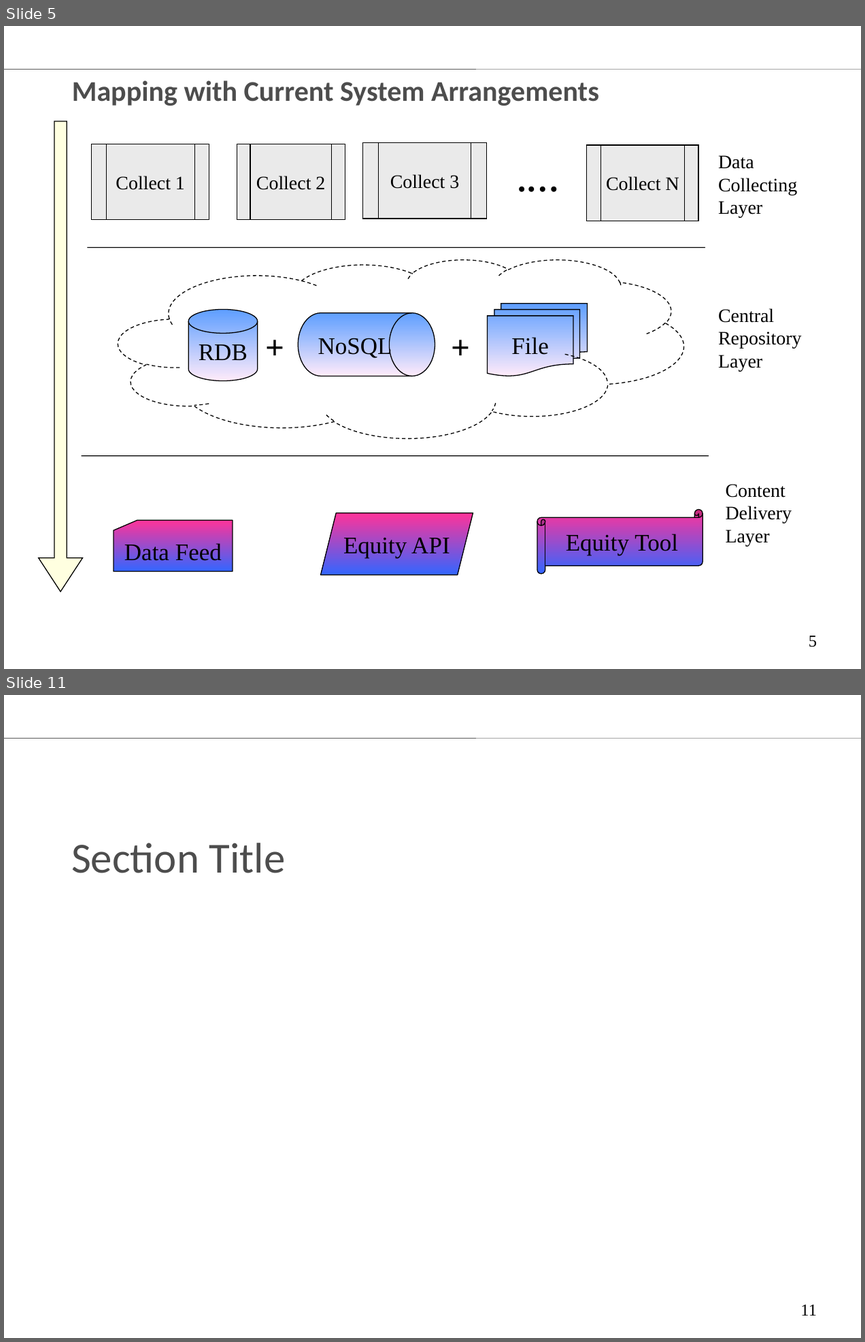
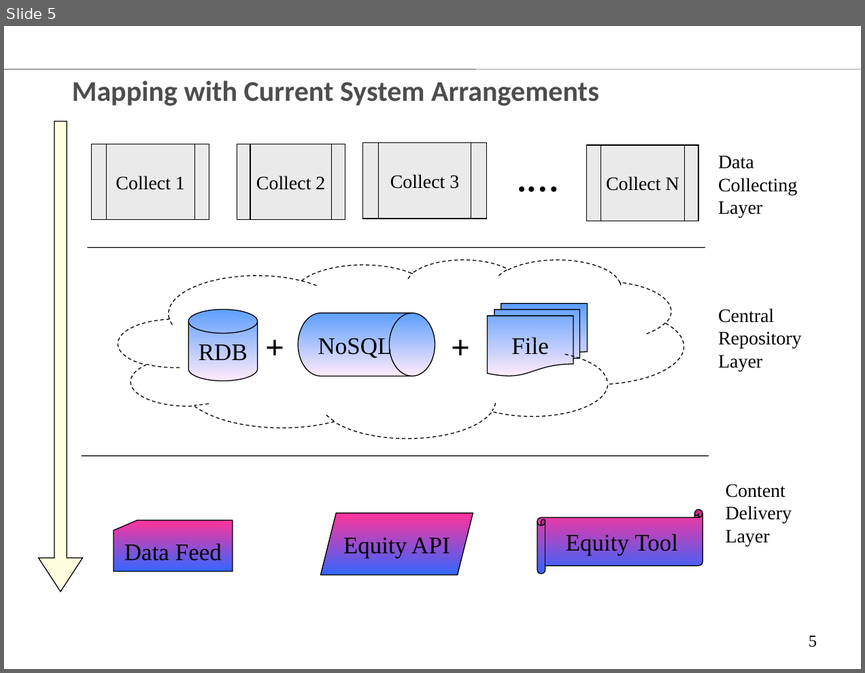
Before and after one commit to chenglx/myenv, a slide deck: Equity Data Technology Vision.ppt. Shown one above the other, each under a label of ours: slides 5 and 11 before the commit, slide 5 after it; the slides between them are not shown. The pictures are 865x1342 and 865x673 pixels, drawn with LibreOffice and Linux fonts; fonts in the diff are those of the drawing; background and template pictures are left out. Boxes give left, top, right and bottom in pixels: in the first picture for what was removed or moved away, otherwise in the second. Text is boxed around its words. In the diff, an @@ line names an element or a change of style, - is before the commit and + after.

```diff
--- a/Equity Data Technology Vision.ppt
+++ b/Equity Data Technology Vision.ppt
@@ slide 11 removed at bbox=[4, 695, 861, 1338], background #FFFFFF; not listed: 1 template element that a slide beside it also shows @@
@@ title removed at bbox=[71, 843, 285, 873] @@
-Section Title
@@ page number removed at bbox=[800, 1304, 817, 1315] @@
-11
```
Also in this commit, not shown: 2 slides changed, 19 other slides removed.
